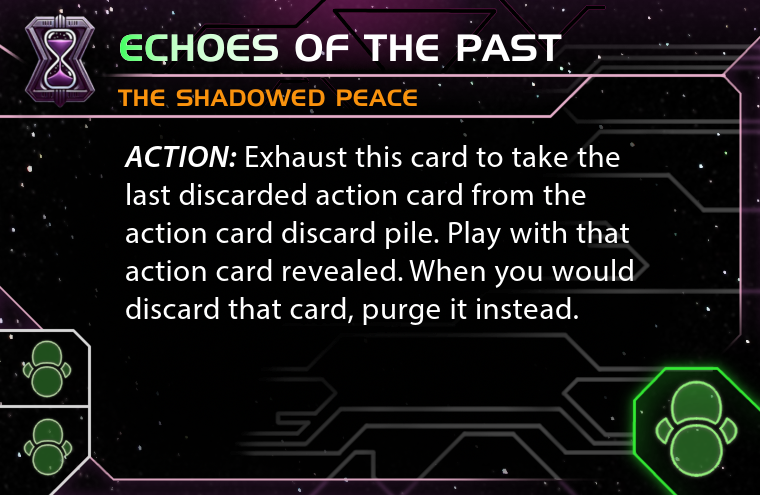
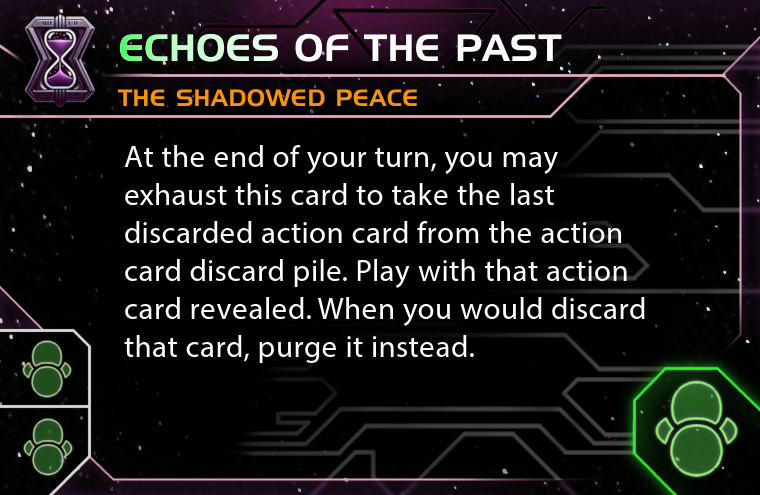
Layers edited between the first and the second (760, 495) image:
renamed "ACTION: Exhaust this card to t..." to "At the end of your turn, you m...", painted on it over 124, 145, 645, 363